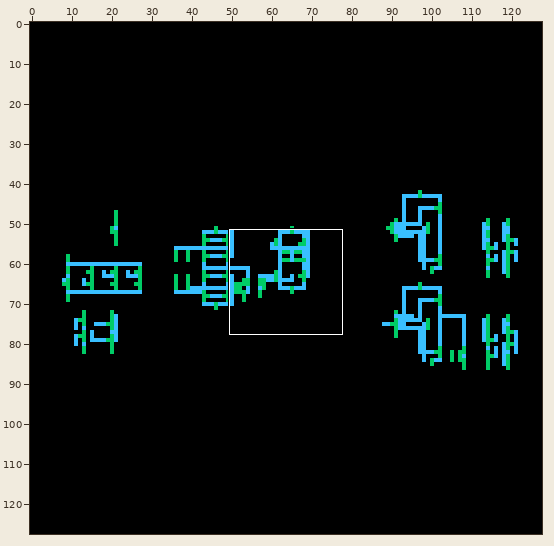
Sprite sheet -- RRIO_core/schematic/thumbnail_128x128.png. The first picture is a wide view before the edit; the outline marks the close-up.
Close-up. As it was:
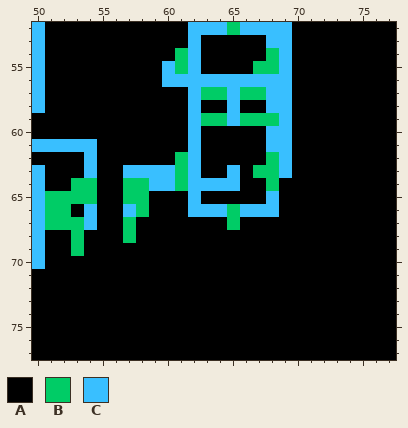
The file is 128x128 pixels. Shown: x 50..77, y 52..77.
Palette (. is transparent): A #000000  B #00cc66  C #39bfff
Pixels before, first column x 50:
52 CAAAAAAAAAAACCCBCCCCAAAAAAAA
53 CAAAAAAAAAAACAAAAACCAAAAAAAA
54 CAAAAAAAAAABCAAAAABCAAAAAAAA
55 CAAAAAAAAACBCAAAABBCAAAAAAAA
56 CAAAAAAAAACCCCCCCCCCAAAAAAAA
57 CAAAAAAAAAAACBBCBBCCAAAAAAAA
58 CAAAAAAAAAAACAACAACCAAAAAAAA
59 AAAAAAAAAAAACBBCBBBCAAAAAAAA
60 AAAAAAAAAAAACAAAAACCAAAAAAAA
61 CCCCCAAAAAAACAAAAACCAAAAAAAA
62 AAAACAAAAAABCAAAAABCAAAAAAAA
63 CAAACAACCCCBCAACABBCAAAAAAAA
64 CAABBAABBCCBCCCCAABAAAAAAAAA
65 CBBBBAABBAAACAAAAACAAAAAAAAA
66 CBBACAACBAAACCCBCCCAAAAAAAAA
67 CBBBCAABAAAAAAABAAAAAAAAAAAA
68 CAABAAABAAAAAAAAAAAAAAAAAAAA
69 CAABAAAAAAAAAAAAAAAAAAAAAAAA
70 CAAAAAAAAAAAAAAAAAAAAAAAAAAA
71 AAAAAAAAAAAAAAAAAAAAAAAAAAAA
72 AAAAAAAAAAAAAAAAAAAAAAAAAAAA
73 AAAAAAAAAAAAAAAAAAAAAAAAAAAA
74 AAAAAAAAAAAAAAAAAAAAAAAAAAAA
75 AAAAAAAAAAAAAAAAAAAAAAAAAAAA
76 AAAAAAAAAAAAAAAAAAAAAAAAAAAA
77 AAAAAAAAAAAAAAAAAAAAAAAAAAAA
The same view after the edit:
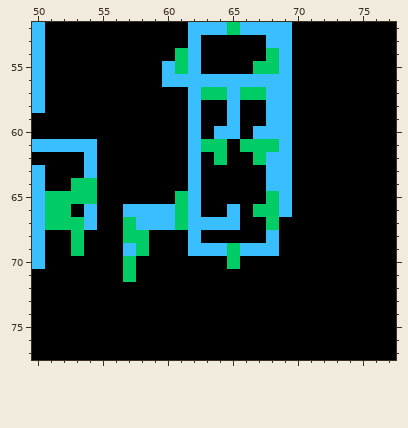
Edits made:
Changed rows in their new state; - is an unchanged pixel.
first column x 57:
59 ------AA-AAC-
60 -------CC-C--
61 ------BB-BBB-
62 ----A--B--BC-
63 AAAAA---A-AC-
64 AAAAA-AAA--CC
65 AA--B------BC
66 -CCCB-AACABBC
67 -CCCBCCCC--B-
68 -B---C-----C-
69 CB---CCCBCCC-
70 B-------B----
71 B------------
Where, in picture pixels (left, top, right, bottom), the same in both close-ups:
changed: (123, 113, 292, 282)
